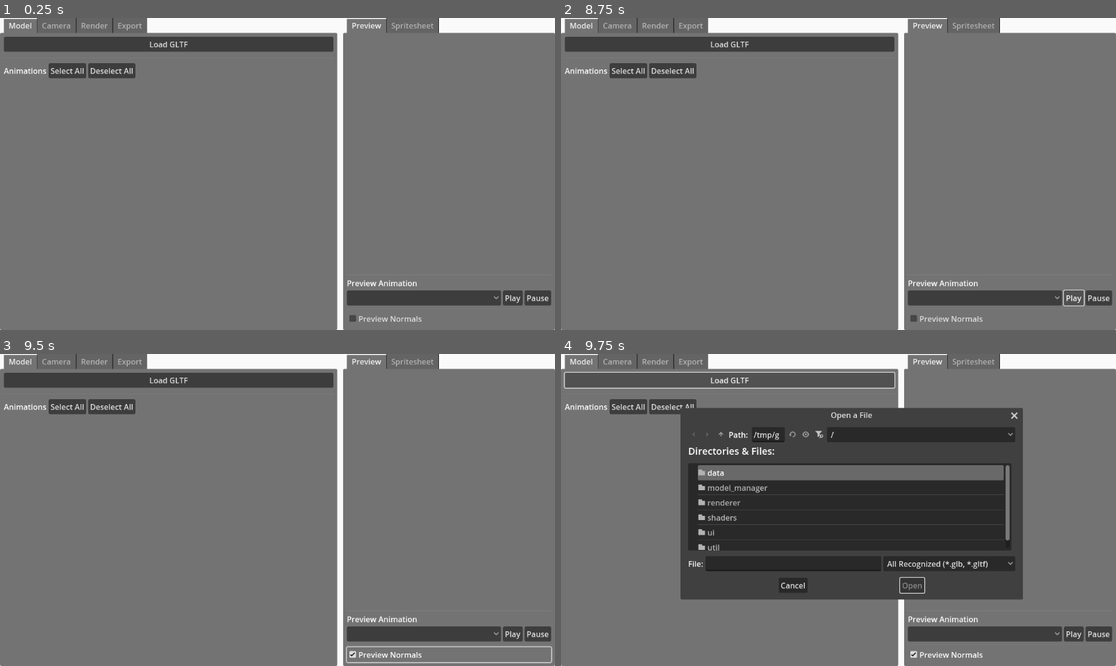
Above: before the commit, frames 1-4 (two rows, left to right).
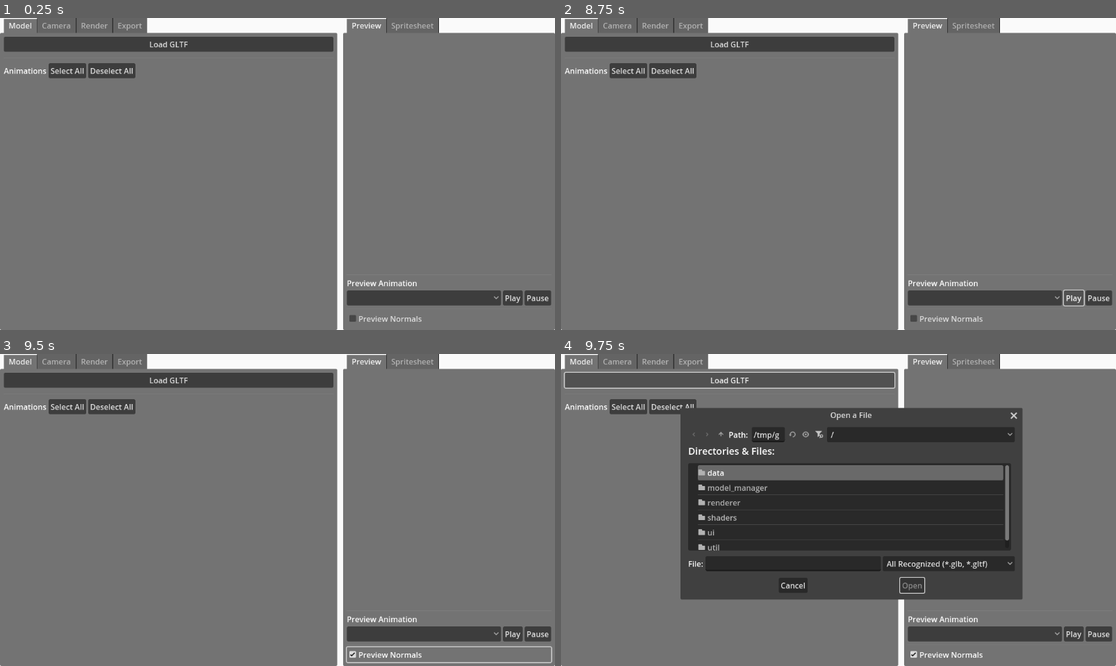
Above: after the commit, the same moments.

Repository: Caaz/FlatPixel
Game: Godot game, scene res://ui/main.tscn
Two runs of this game, one before a commit and one after it. Both use one fixed random seed, a clock stepped at 60 frames per second and the inputs below.
Inputs:
- Up to frame 1 (0.25 s): no input
- Up to frame 2 (8.75 s): click "Play" at 0.5 s; click "Play" at 1.25 s; click "Select All" at 2 s; click "Deselect All" at 2.75 s; click "Preview Normals" at 3.5 s; click "Select All" at 4.25 s; click "Deselect All" at 5 s; click "Preview Normals" at 5.75 s; click "Select All" at 6.5 s; click "Deselect All" at 7.25 s; click "Play" at 8 s
- Up to frame 3 (9.5 s): click "Preview Normals" at 8.75 s
- Up to frame 4 (9.75 s): click "Load GLTF" at 9.5 s

Frames 1-3 are identical in both runs. In frame 4, 0.4% of the frame differs, in the area x 48-84%, y 17-79%.

Commit message:
option for columns in exported sheet

Diff:
--- a/data/export_settings.gd
+++ b/data/export_settings.gd
@@ -2,4 +2,5 @@
 extends Resource
 
 @export var export_path: String
+@export var spritesheet_columns: int
 @export var export_normals: bool
--- a/renderer/spritesheet_renderer.gd
+++ b/renderer/spritesheet_renderer.gd
@@ -63,7 +63,7 @@
 
 func merge_frames(frames: Array[Image]) -> Image:
 	var num_frames = len(frames)
-	var columns = 8
+	var columns = Session.export_settings.spritesheet_columns
 	var rows = ceil(num_frames / float(columns))
 
 	var frame_size: Vector2i = frames[0].get_size()
@@ -72,8 +72,8 @@
 	var spritesheet = Image.create(spritesheet_size.x, spritesheet_size.y, false, frames[0].get_format())
 
 	for i in range(len(frames)):
-		var col_idx = i % 8
-		var row_idx = floor(i / 8.0)
+		var col_idx = i % columns
+		var row_idx = floor(i / float(columns))
 		var frame = frames[i]
 		for x in range(frame.get_width()):
 			for y in range(frame.get_height()):
--- a/ui/panels/export_panel.gd
+++ b/ui/panels/export_panel.gd
@@ -1,6 +1,7 @@
 extends MarginContainer
 
 @onready var export_path_edit: LineEdit = %ExportPath
+@onready var spritesheet_columns_spinbox: SpinBox = %SpritesheetColumnsSpinbox
 @onready var export_normals_checkbox: CheckBox = %ExportNormalsCheckbox
 
 
@@ -13,6 +14,7 @@
 func _build_export_settings():
 	var settings = ExportSettings.new()
 	settings.export_path = export_path_edit.text
+	settings.spritesheet_columns = spritesheet_columns_spinbox.value
 	settings.export_normals = export_normals_checkbox.button_pressed
 	Session.set_export_settings(settings)
 
--- a/ui/panels/export_panel.tscn
+++ b/ui/panels/export_panel.tscn
@@ -18,7 +18,7 @@
 [node name="VBoxContainer" type="VBoxContainer" parent="."]
 layout_mode = 2
 
-[node name="Label" type="Label" parent="VBoxContainer"]
+[node name="ExportPathLabel" type="Label" parent="VBoxContainer"]
 layout_mode = 2
 text = "Export Location"
 
@@ -33,6 +33,18 @@
 [node name="OpenExportPathDialogueButton" type="Button" parent="VBoxContainer/ExportPathHBox"]
 layout_mode = 2
 text = " ... "
+
+[node name="SpritesheetColumnsLabel" type="Label" parent="VBoxContainer"]
+layout_mode = 2
+text = "Spritesheet Columns"
+
+[node name="SpritesheetColumnsSpinbox" type="SpinBox" parent="VBoxContainer"]
+unique_name_in_owner = true
+layout_mode = 2
+min_value = 1.0
+value = 8.0
+rounded = true
+allow_greater = true
 
 [node name="ExportNormalsCheckbox" type="CheckBox" parent="VBoxContainer"]
 unique_name_in_owner = true
@@ -50,5 +62,6 @@
 [connection signal="file_selected" from="FileDialog" to="." method="_on_file_dialog_file_selected"]
 [connection signal="text_changed" from="VBoxContainer/ExportPathHBox/ExportPath" to="." method="_build_export_settings" unbinds=1]
 [connection signal="pressed" from="VBoxContainer/ExportPathHBox/OpenExportPathDialogueButton" to="FileDialog" method="show"]
+[connection signal="value_changed" from="VBoxContainer/SpritesheetColumnsSpinbox" to="." method="_build_export_settings" unbinds=1]
 [connection signal="pressed" from="VBoxContainer/ExportNormalsCheckbox" to="." method="_build_export_settings"]
 [connection signal="pressed" from="VBoxContainer/ExportButton" to="." method="_do_export"]
--- a/util/flpx_handler.gd
+++ b/util/flpx_handler.gd
@@ -40,6 +40,7 @@
 		},
 		"export": {
 			"export_path": flpx.export_settings.export_path,
+			"spritesheet_columns": flpx.export_settings.spritesheet_columns,
 			"export_normals": flpx.export_settings.export_normals
 		}
 	}
@@ -64,6 +65,7 @@
 	flpx.render_settings.render_fps = dict["render"]["render_fps"]
 
 	flpx.export_settings.export_path = dict["export"]["export_path"]
+	flpx.export_settings.spritesheet_columns = dict["export"]["spritesheet_columns"]
 	flpx.export_settings.export_normals = dict["export"]["export_normals"]
 
 	return flpx
